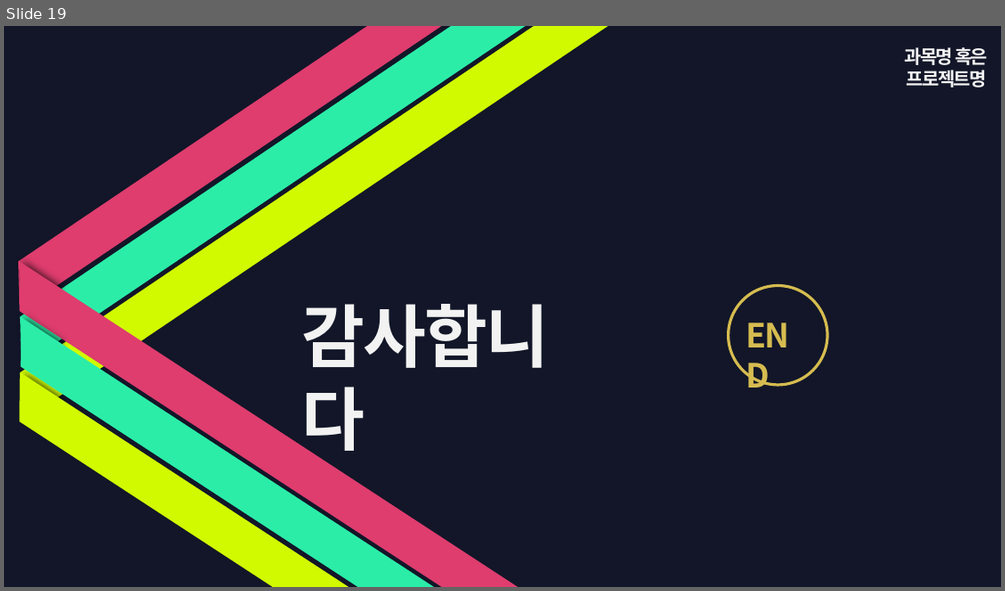
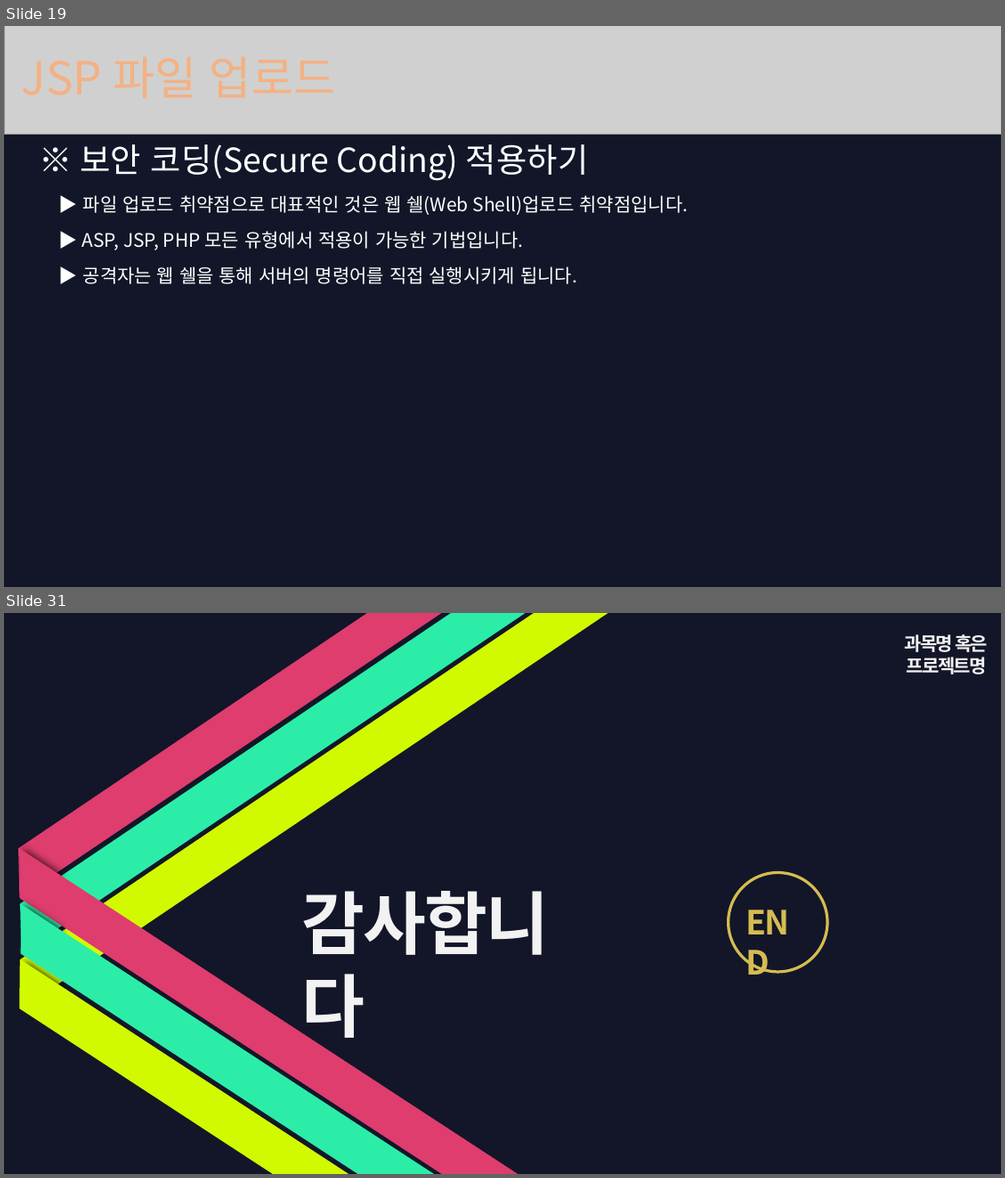
Before and after one commit to psun2/Java, a slide deck: Java-study/107. File Upload (feat) 동빈나/JSP파일업로드.pptx. Shown one above the other, each under a label of ours: slide 19 before the commit, slides 19 and 31 after it; the slides between them are not shown. The pictures are 1005x591 and 1005x1178 pixels, drawn with LibreOffice and Linux fonts; fonts in the diff are those of the drawing; grey boxes stand for pictures; background and template pictures are left out. Boxes give left, top, right and bottom in pixels: in the first picture for what was removed or moved away, otherwise in the second. Text is boxed around its words. In the diff, an @@ line names an element or a change of style, - is before the commit and + after.

```diff
--- a/Java-study/107. File Upload (feat) 동빈나/JSP파일업로드.pptx
+++ b/Java-study/107. File Upload (feat) 동빈나/JSP파일업로드.pptx
@@ slide 19 added at bbox=[4, 26, 1001, 587], background #121628 @@
@@ picture added at bbox=[4, 26, 1001, 135] @@
@@ text added at bbox=[81, 144, 588, 181], 32 pt, text #FFFFFF @@
+※ 보안 코딩(Secure Coding) 적용하기
@@ text added at bbox=[82, 195, 688, 284], 18 pt, text #FFFFFF @@
+▶ 파일 업로드 취약점으로 대표적인 것은 웹 쉘(Web Shell)업로드 취약점입니다.
+▶ ASP, JSP, PHP 모든 유형에서 적용이 가능한 기법입니다.
+▶ 공격자는 웹 쉘을 통해 서버의 명령어를 직접 실행시키게 됩니다.
@@ what was slide 19 is now slide 31 @@
```
Also in this commit, not shown: 11 other slides added, 27 other files.
